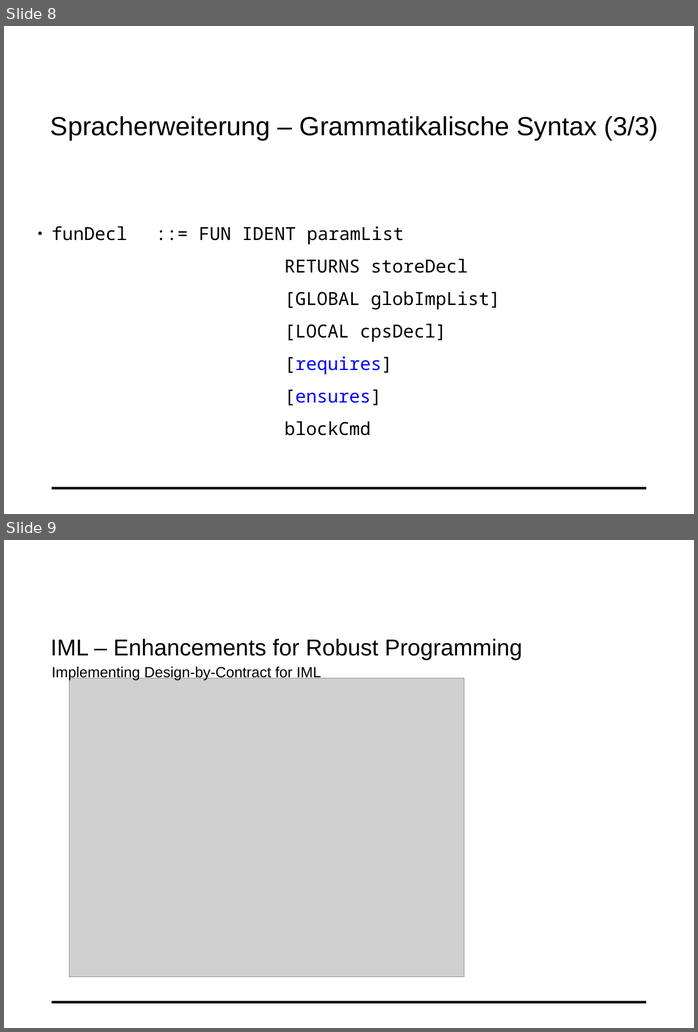
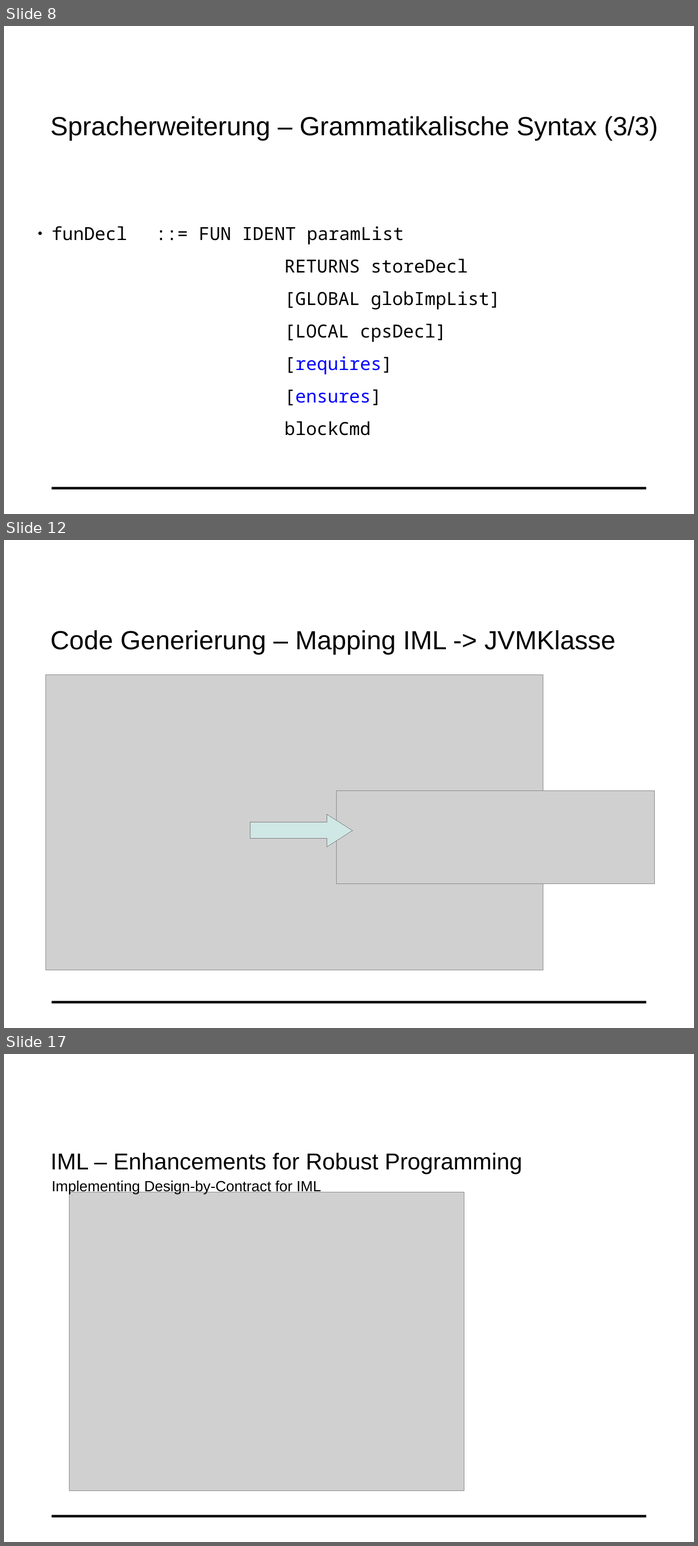
Before and after one commit to fluescher/iml-compiler, a slide deck: IML-Conditions.odp. Shown one above the other, each under a label of ours: slides 8 and 9 before the commit, slides 8, 12 and 17 after it; the slides between them are not shown. The pictures are 698x1032 and 698x1546 pixels, drawn with LibreOffice and Linux fonts; fonts in the diff are those of the drawing; grey boxes stand for pictures; background and template pictures are left out. Boxes give left, top, right and bottom in pixels: in the first picture for what was removed or moved away, otherwise in the second. Text is boxed around its words. In the diff, an @@ line names an element or a change of style, - is before the commit and + after.

```diff
--- a/IML-Conditions.odp
+++ b/IML-Conditions.odp
@@ slide 12 added at (4, 540, 694, 1028), background #FFFFFF; not listed: 1 template element that a slide beside it also shows @@
@@ text added at (50, 630, 616, 655), 32 pt, text #000000 @@
+Code Generierung – Mapping IML -> JVMKlasse
@@ picture added at (46, 674, 543, 970) @@
@@ picture added at (337, 791, 655, 883) @@
@@ right arrow added at (250, 814, 352, 847), fill #CFE7E5, outline #808080 0 pt @@
@@ what was slide 9 is now slide 17 @@
```
Also in this commit, not shown: 3 slides changed, 7 other slides added, 1 other file.
